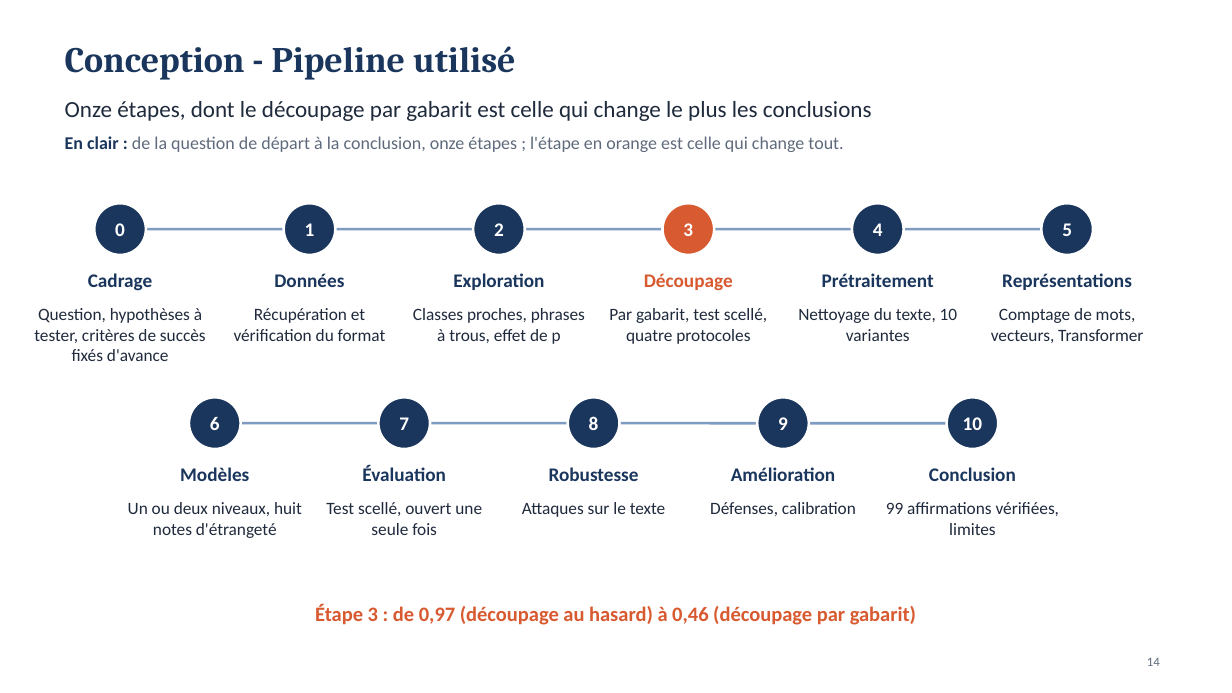
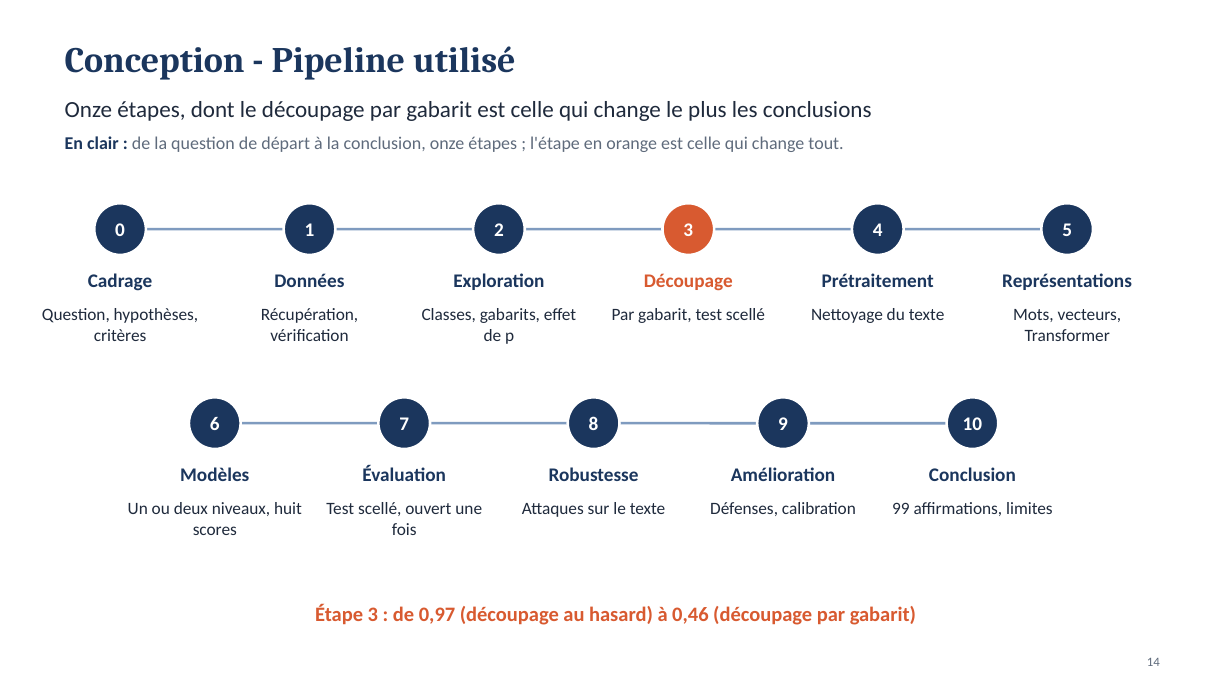
Before and after one commit to MADENIYOU/siem-open-world-log-classification, a slide deck: slide 14 of presentation/Soutenance_SIEM_monde_ouvert.pptx. Drawn at 1232x693 pixels with LibreOffice and Linux fonts; fonts in the diff are those of the drawing. Boxes give left, top, right and bottom in pixels: in the first picture for what was removed or moved away, otherwise in the second. Text is boxed around its words. In the diff, an @@ line names an element or a change of style, - is before the commit and + after.

```diff
--- a/presentation/Soutenance_SIEM_monde_ouvert.pptx
+++ b/presentation/Soutenance_SIEM_monde_ouvert.pptx
@@ text at bbox=[42, 308, 199, 341]: text changed @@
-Question, hypothèses à tester, critères de succès fixés d'avance
+Question, hypothèses, critères
@@ text at bbox=[261, 308, 358, 341]: text changed @@
-Récupération et vérification du format
+Récupération, vérification
@@ text at bbox=[422, 308, 576, 344]: text changed @@
-Classes proches, phrases à trous, effet de p
+Classes, gabarits, effet de p
@@ text at bbox=[612, 308, 765, 323]: text changed @@
-Par gabarit, test scellé, quatre protocoles
+Par gabarit, test scellé
@@ text at bbox=[811, 308, 945, 323]: text changed @@
-Nettoyage du texte, 10 variantes
+Nettoyage du texte
@@ text at bbox=[1013, 309, 1121, 341]: text changed @@
-Comptage de mots, vecteurs, Transformer
+Mots, vecteurs, Transformer
@@ text at bbox=[128, 502, 302, 535]: text changed @@
-Un ou deux niveaux, huit notes d'étrangeté
+Un ou deux niveaux, huit scores
@@ text at bbox=[326, 502, 482, 535]: text changed @@
-Test scellé, ouvert une seule fois
+Test scellé, ouvert une fois
@@ text at bbox=[892, 502, 1053, 516]: text changed @@
-99 affirmations vérifiées, limites
+99 affirmations, limites
```
Also in this commit, not shown: 13 other slides changed, 2 other files.
